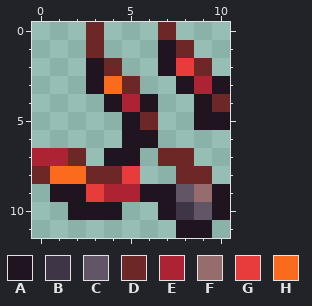
Two versions of one pixel-art sprite, Resources/Textures/Items/Equipables/Vanity/Developer/NFAHorns.png. Above is the file before it was changed.
The file is 22x24 pixels, drawn in blocks of 2x2; one block is one cell here.
Palette (. is transparent): A #1f1420  B #3e3546  C #625565  D #6e2727  E #ae2334  F #966c6c  G #e83b3b  H #fb6b1d
After the commit:
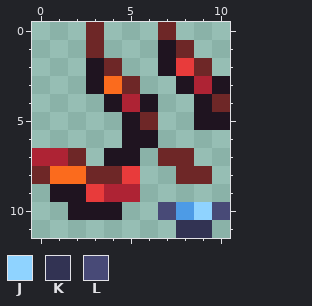
Colours new in this view: J #8fd3ff  K #323353  L #484a77
What changed:
colour B: #3e3546 -> #4d9be6
Changed rows in their new state; - is a pixel that keeps its letter.
first column x 6:
 9 .....
10 -L-JL
11 --KK-
Changed places in both pictures, as pixel boxes (x1, y1, x2, y2):
changed: (140, 184, 230, 238)
